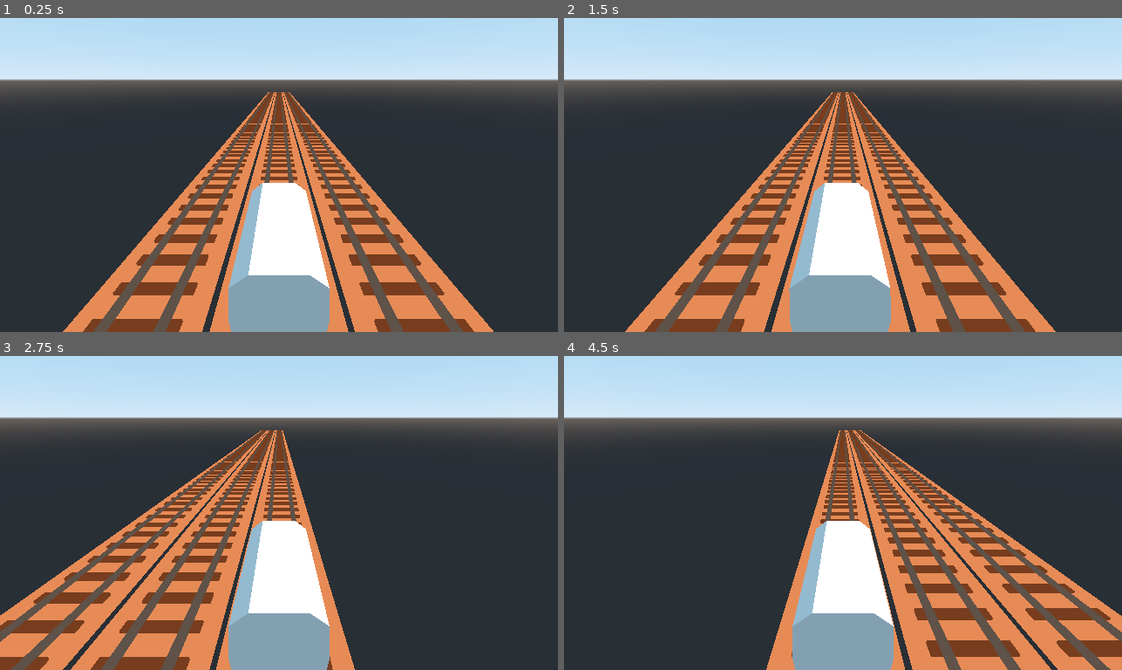
Above: before the commit, frames 1-4 (two rows, left to right).
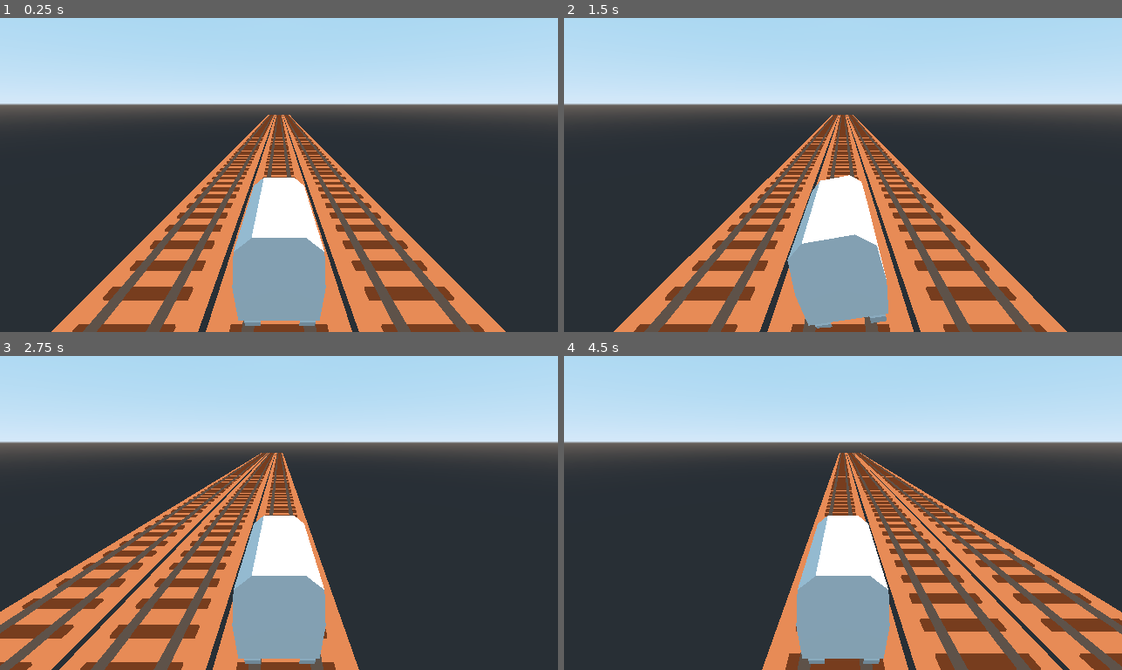
Above: after the commit, the same moments.

Repository: kiwijuice56/railway-rider
Game: Godot game, scene res://main/Main.tscn
Same seed, same stepped clock (60 frames per second), same inputs: the game is played once before the commit and once after it.
Inputs:
- Up to frame 1 (0.25 s): no input
- Up to frame 2 (1.5 s): hold Right (move_right) 0.53-1.28 s; hold Left (move_left) from 1.28 s (still down)
- Up to frame 3 (2.75 s): release Left (move_left) at 2.03 s; hold Right (move_right) from 2.03 s (still down)
- Up to frame 4 (4.5 s): release Right (move_right) at 3.53 s; hold Left (move_left) from 3.53 s (still down)

The runs differ from the first frame. In frame 1, 26% of the frame differs, in the area x 0-100%, y 19-100%; in frame 2, 26%; in frame 3, 26%; in frame 4, 27%.

Commit message:
Added train animations

Diff:
--- a/main/Main.tscn
+++ b/main/Main.tscn
@@ -5,7 +5,7 @@
 
 [node name="Main" type="Node"]
 script = ExtResource( 1 )
-speed = 32.0
+speed = 16.0
 
 [node name="Player" parent="." instance=ExtResource( 2 )]
 
--- a/main/Player.tscn
+++ b/main/Player.tscn
@@ -1,7 +1,52 @@
-[gd_scene load_steps=3 format=2]
+[gd_scene load_steps=6 format=2]
 
 [ext_resource path="res://main/player/player.gd" type="Script" id=1]
 [ext_resource path="res://main/player/train/Train.tscn" type="PackedScene" id=2]
+
+[sub_resource type="Animation" id=1]
+length = 0.001
+tracks/0/type = "value"
+tracks/0/path = NodePath("Train:rotation_degrees")
+tracks/0/interp = 1
+tracks/0/loop_wrap = true
+tracks/0/imported = false
+tracks/0/enabled = true
+tracks/0/keys = {
+"times": PoolRealArray( 0 ),
+"transitions": PoolRealArray( 1 ),
+"update": 0,
+"values": [ Vector3( 0, 0, 0 ) ]
+}
+
+[sub_resource type="Animation" id=2]
+resource_name = "turn_left"
+tracks/0/type = "value"
+tracks/0/path = NodePath("Train:rotation_degrees")
+tracks/0/interp = 1
+tracks/0/loop_wrap = true
+tracks/0/imported = false
+tracks/0/enabled = true
+tracks/0/keys = {
+"times": PoolRealArray( 0, 0.1, 0.3, 0.6, 0.7, 0.8 ),
+"transitions": PoolRealArray( 1, 1, 1, 1, 1, 1 ),
+"update": 0,
+"values": [ Vector3( 0, 0, 0 ), Vector3( 0, 0, 24 ), Vector3( 0, 0, 28 ), Vector3( 0, 0, -4 ), Vector3( 0, 0, 2 ), Vector3( 0, 0, 0 ) ]
+}
+
+[sub_resource type="Animation" id=3]
+resource_name = "turn_right"
+tracks/0/type = "value"
+tracks/0/path = NodePath("Train:rotation_degrees")
+tracks/0/interp = 1
+tracks/0/loop_wrap = true
+tracks/0/imported = false
+tracks/0/enabled = true
+tracks/0/keys = {
+"times": PoolRealArray( 0, 0.1, 0.3, 0.6, 0.7, 0.8 ),
+"transitions": PoolRealArray( 1, 1, 1, 1, 1, 1 ),
+"update": 0,
+"values": [ Vector3( 0, 0, 0 ), Vector3( 0, 0, -24 ), Vector3( 0, 0, -28 ), Vector3( 0, 0, 4 ), Vector3( 0, 0, -2 ), Vector3( 0, 0, 0 ) ]
+}
 
 [node name="Player" type="Spatial"]
 script = ExtResource( 1 )
@@ -12,11 +57,17 @@
 [node name="Train" parent="." instance=ExtResource( 2 )]
 transform = Transform( 1, 0, 0, 0, 1, 0, 0, 0, 1, 0, 1.216, 0 )
 
-[node name="top view" type="Camera" parent="."]
+[node name="TopView" type="Camera" parent="."]
 transform = Transform( 1, 0, 0, 0, -0.0475422, 0.998869, 0, -0.998869, -0.0475422, 0, 75.5833, 0.277679 )
 visible = false
 current = true
 
 [node name="Camera" type="Camera" parent="."]
-transform = Transform( 1, 0, 0, 0, 0.920505, 0.390731, 0, -0.390731, 0.920505, 0, 5, 4.2 )
+transform = Transform( 1, 0, 0, 0, 0.953722, 0.300689, 0, -0.300689, 0.953722, 0, 4.439, 4.967 )
 current = true
+
+[node name="AnimationPlayer" type="AnimationPlayer" parent="."]
+playback_speed = 2.5
+anims/RESET = SubResource( 1 )
+anims/turn_left = SubResource( 2 )
+anims/turn_right = SubResource( 3 )
--- a/main/player/player.gd
+++ b/main/player/player.gd
@@ -16,11 +16,13 @@
 	lane = int(clamp(lane, -1, 1))
 
 	if old_lane != lane and not $Tween.is_active():
-		switch_lane()
+		switch_lane(old_lane)
 	else:
 		lane = old_lane
 
-func switch_lane() -> void:
+func switch_lane(old_lane: int) -> void:
+	$AnimationPlayer.play("turn_left" if old_lane > lane else "turn_right")
+
 	$Tween.interpolate_property($Train, "translation:x", null,
 	lane_offset * lane, switch_time,
 	Tween.TRANS_QUAD, Tween.EASE_OUT)
--- a/main/player/train/TrainModel.tscn
+++ b/main/player/train/TrainModel.tscn
@@ -1,5 +1,161 @@
-[gd_scene load_steps=2 format=2]
+[gd_scene load_steps=4 format=2]
 
 [ext_resource path="res://main/player/train/TrainModel.dae" type="PackedScene" id=1]
 
+[sub_resource type="Animation" id=1]
+length = 0.001
+tracks/0/type = "value"
+tracks/0/path = NodePath("wheel:rotation_degrees")
+tracks/0/interp = 1
+tracks/0/loop_wrap = true
+tracks/0/imported = false
+tracks/0/enabled = true
+tracks/0/keys = {
+"times": PoolRealArray( 0 ),
+"transitions": PoolRealArray( 1 ),
+"update": 0,
+"values": [ Vector3( 0, 0, 0 ) ]
+}
+tracks/1/type = "value"
+tracks/1/path = NodePath("wheel001:rotation_degrees")
+tracks/1/interp = 1
+tracks/1/loop_wrap = true
+tracks/1/imported = false
+tracks/1/enabled = true
+tracks/1/keys = {
+"times": PoolRealArray( 0 ),
+"transitions": PoolRealArray( 1 ),
+"update": 0,
+"values": [ Vector3( 0, 0, 0 ) ]
+}
+tracks/2/type = "value"
+tracks/2/path = NodePath("wheel002:rotation_degrees")
+tracks/2/interp = 1
+tracks/2/loop_wrap = true
+tracks/2/imported = false
+tracks/2/enabled = true
+tracks/2/keys = {
+"times": PoolRealArray( 0 ),
+"transitions": PoolRealArray( 1 ),
+"update": 0,
+"values": [ Vector3( 0, 0, 0 ) ]
+}
+tracks/3/type = "value"
+tracks/3/path = NodePath("wheel003:rotation_degrees")
+tracks/3/interp = 1
+tracks/3/loop_wrap = true
+tracks/3/imported = false
+tracks/3/enabled = true
+tracks/3/keys = {
+"times": PoolRealArray( 0 ),
+"transitions": PoolRealArray( 1 ),
+"update": 0,
+"values": [ Vector3( 0, 0, 0 ) ]
+}
+tracks/4/type = "value"
+tracks/4/path = NodePath("wheel004:rotation_degrees")
+tracks/4/interp = 1
+tracks/4/loop_wrap = true
+tracks/4/imported = false
+tracks/4/enabled = true
+tracks/4/keys = {
+"times": PoolRealArray( 0 ),
+"transitions": PoolRealArray( 1 ),
+"update": 0,
+"values": [ Vector3( 0, 0, 0 ) ]
+}
+tracks/5/type = "value"
+tracks/5/path = NodePath("wheel005:rotation_degrees")
+tracks/5/interp = 1
+tracks/5/loop_wrap = true
+tracks/5/imported = false
+tracks/5/enabled = true
+tracks/5/keys = {
+"times": PoolRealArray( 0 ),
+"transitions": PoolRealArray( 1 ),
+"update": 0,
+"values": [ Vector3( 0, 0, 0 ) ]
+}
+
+[sub_resource type="Animation" id=2]
+resource_name = "turning_wheels"
+loop = true
+tracks/0/type = "value"
+tracks/0/path = NodePath("wheel:rotation_degrees")
+tracks/0/interp = 1
+tracks/0/loop_wrap = true
+tracks/0/imported = false
+tracks/0/enabled = true
+tracks/0/keys = {
+"times": PoolRealArray( 0, 1 ),
+"transitions": PoolRealArray( 1, 1 ),
+"update": 0,
+"values": [ Vector3( 0, 0, 0 ), Vector3( -360, 0, 0 ) ]
+}
+tracks/1/type = "value"
+tracks/1/path = NodePath("wheel001:rotation_degrees")
+tracks/1/interp = 1
+tracks/1/loop_wrap = true
+tracks/1/imported = false
+tracks/1/enabled = true
+tracks/1/keys = {
+"times": PoolRealArray( 0, 1 ),
+"transitions": PoolRealArray( 1, 1 ),
+"update": 0,
+"values": [ Vector3( 0, 0, 0 ), Vector3( -360, 0, 0 ) ]
+}
+tracks/2/type = "value"
+tracks/2/path = NodePath("wheel002:rotation_degrees")
+tracks/2/interp = 1
+tracks/2/loop_wrap = true
+tracks/2/imported = false
+tracks/2/enabled = true
+tracks/2/keys = {
+"times": PoolRealArray( 0, 1 ),
+"transitions": PoolRealArray( 1, 1 ),
+"update": 0,
+"values": [ Vector3( 0, 0, 0 ), Vector3( -360, 0, 0 ) ]
+}
+tracks/3/type = "value"
+tracks/3/path = NodePath("wheel003:rotation_degrees")
+tracks/3/interp = 1
+tracks/3/loop_wrap = true
+tracks/3/imported = false
+tracks/3/enabled = true
+tracks/3/keys = {
+"times": PoolRealArray( 0, 1 ),
+"transitions": PoolRealArray( 1, 1 ),
+"update": 0,
+"values": [ Vector3( 0, 0, 0 ), Vector3( -360, 0, 0 ) ]
+}
+tracks/4/type = "value"
+tracks/4/path = NodePath("wheel004:rotation_degrees")
+tracks/4/interp = 1
+tracks/4/loop_wrap = true
+tracks/4/imported = false
+tracks/4/enabled = true
+tracks/4/keys = {
+"times": PoolRealArray( 0, 1 ),
+"transitions": PoolRealArray( 1, 1 ),
+"update": 0,
+"values": [ Vector3( 0, 0, 0 ), Vector3( -360, 0, 0 ) ]
+}
+tracks/5/type = "value"
+tracks/5/path = NodePath("wheel005:rotation_degrees")
+tracks/5/interp = 1
+tracks/5/loop_wrap = true
+tracks/5/imported = false
+tracks/5/enabled = true
+tracks/5/keys = {
+"times": PoolRealArray( 0, 1 ),
+"transitions": PoolRealArray( 1, 1 ),
+"update": 0,
+"values": [ Vector3( 0, 0, 0 ), Vector3( -360, 0, 0 ) ]
+}
+
 [node name="TrainModel" instance=ExtResource( 1 )]
+
+[node name="AnimationPlayer" parent="." index="7"]
+autoplay = "turning_wheels"
+anims/RESET = SubResource( 1 )
+anims/turning_wheels = SubResource( 2 )
